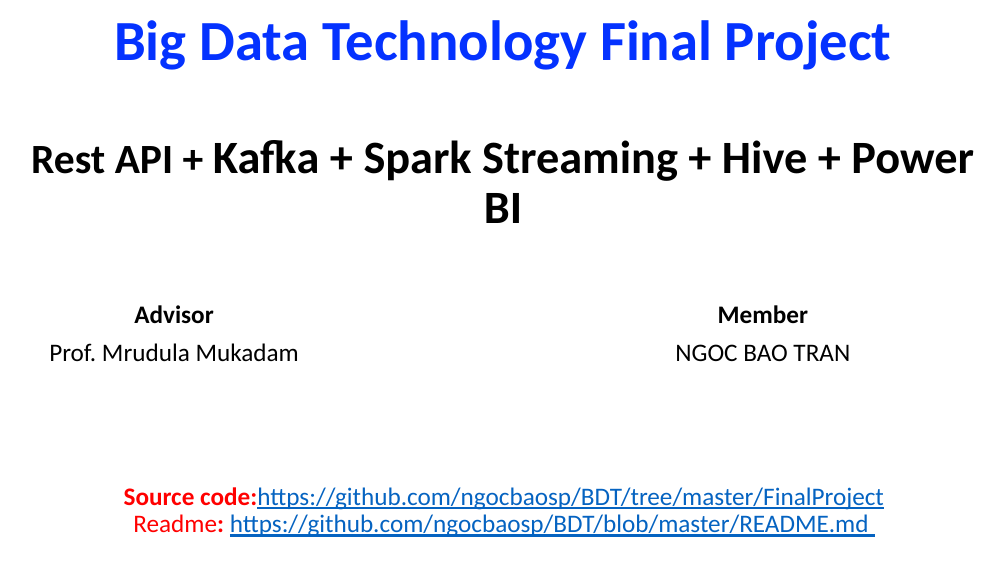
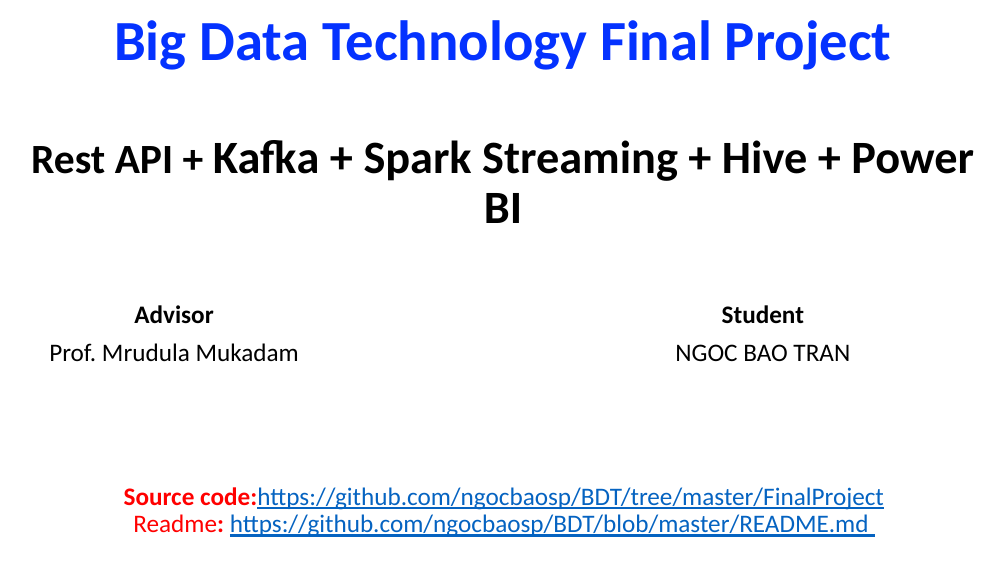
Before and after one commit to ngocbaosp/BDT, a slide deck: slide 1 of BDT Final Project Presentation.pptx. Drawn at 1008x567 pixels with LibreOffice and Linux fonts; fonts in the diff are those of the drawing. Boxes give left, top, right and bottom in pixels: in the first picture for what was removed or moved away, otherwise in the second. Text is boxed around its words. In the diff, an @@ line names an element or a change of style, - is before the commit and + after.

```diff
--- a/BDT Final Project Presentation.pptx
+++ b/BDT Final Project Presentation.pptx
@@ subtitle at [722,305,804,324]: text changed @@
-Member
+Student
```
Also in this commit, not shown: 4 other slides changed.
